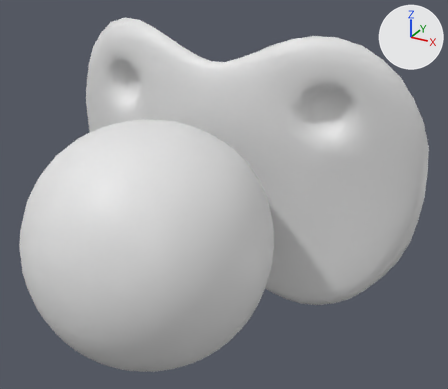
The FBX model Assets/Mesh/e2_model.fbx, before and after one commit.
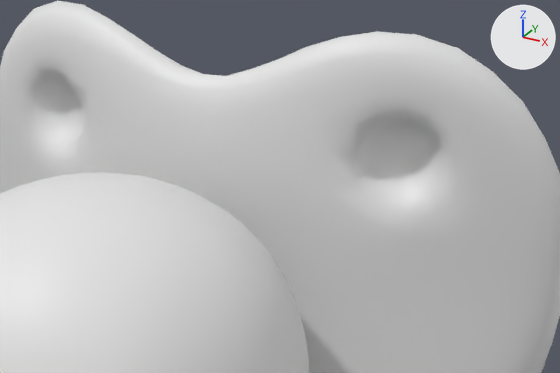
Each version appears first whole from a 50 mm lens placed at (1.207, -1.766, 0.945), pointed at (0.179, 0.103, 0.011), and next in a close-up on the part from 20% to 94% of the width and 4% to 61% of the height. Lighting does not change. The marker at upper right points along +X, +Y and +Z. The first two pictures are the older version. Materials are left out; every surface is plain grey. Where no turn or scale is listed for an object, it has been applied to the vertices.

Names of what the first close-up shows: 'element02_low001'.
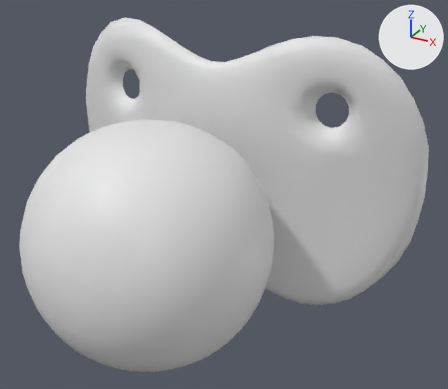
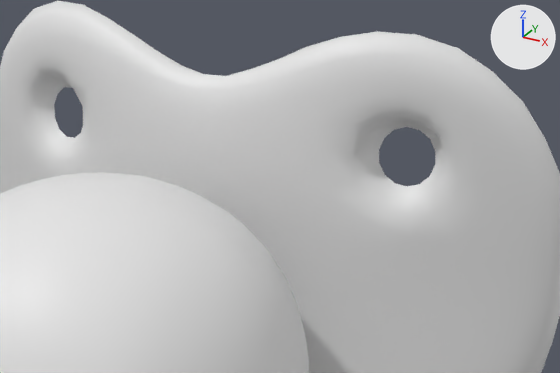
Pixel boxes [x1, y1, x2, y2] of what changed, in the close-ups (560 x 373 px):
part 1 of me_mesh, cut back: [30, 76, 457, 216] in both

What changed in the scene script:
```text
Change me_mesh:
    used by ob_element02_low001; location = (0.0, 0.0, 0.0)
    remove me_mesh.from_pydata(...)  # 1681 vertices, 3288 faces; spans x -0.83..0.83, y -0.58..0.58, z -0.57..0.57
    add me_mesh.from_pydata(...)  # 1634 vertices, 3172 faces; spans x -0.83..0.83, y -0.58..0.58, z -0.57..0.57
    me_mesh part 1
    80 vertices are removed from x -0.68..0.55, y 0.36..0.56, z 0.12..0.4
    192 faces are deleted
    6 vertices move from x -0.51..0.55, y 0.37..0.43, z 0.21..0.33 to x -0.51..0.55, y 0.37..0.43, z 0.2..0.33
    33 vertices are added at x -0.55..0.53, y 0.36..0.43, z 0.2..0.38
    76 new faces join them
```
